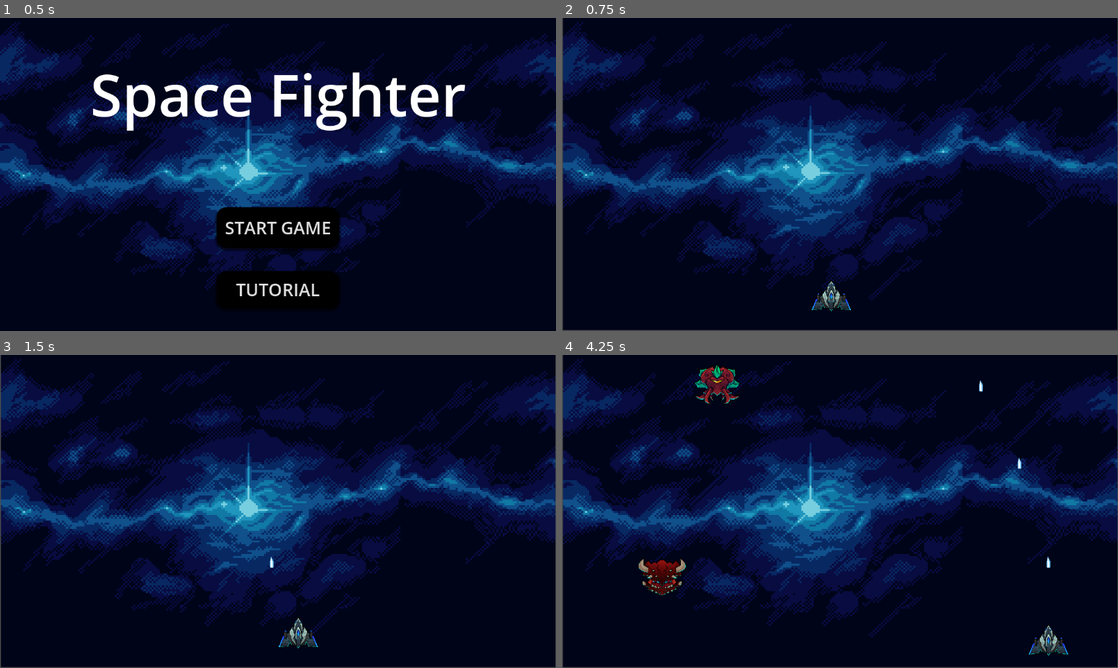
Above: before the commit, frames 1-4 (two rows, left to right).
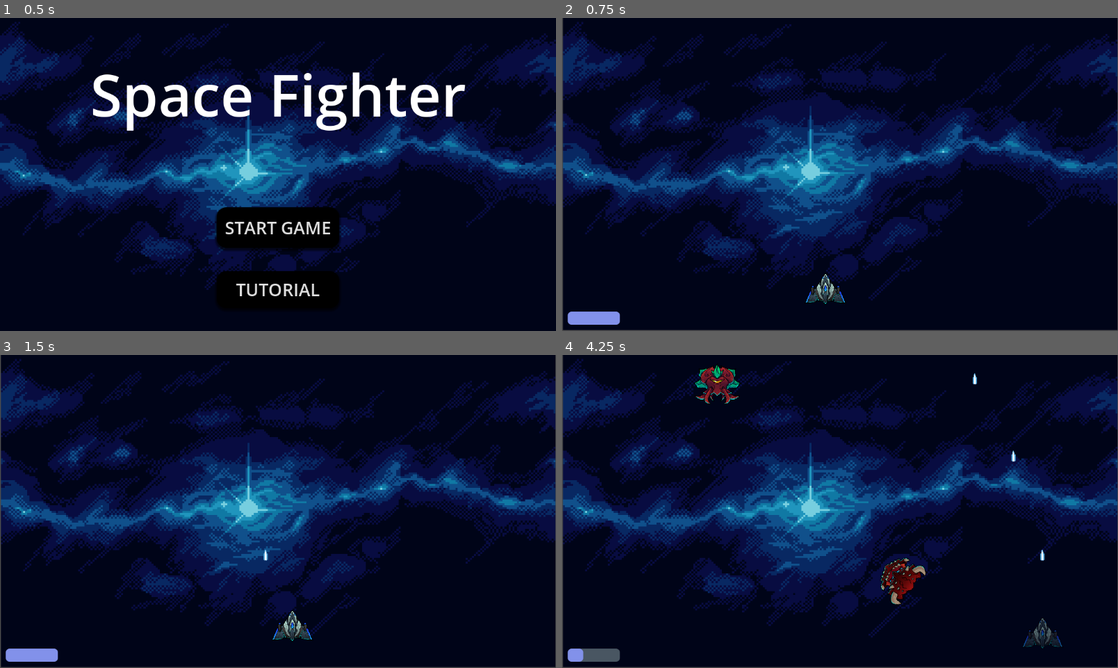
Above: after the commit, the same moments.

Repository: carlogia7/space-fighters-godot
Game: Godot game, scene res://menu.tscn
Same seed, same stepped clock (60 frames per second), same inputs: the game is played once before the commit and once after it.
Inputs (mouse positions are in pixels of both pictures, inside the frame that each line leads up to):
- Up to frame 1 (0.5 s): no input
- Up to frame 2 (0.75 s): click "START GAME" at 0.5 s
- Up to frame 3 (1.5 s): tap Enter at 1.25 s; move the mouse to (400, 495) at 1.27 s; press the mouse at (400, 495) at 1.28 s; hold D (move_right) from 1.28 s (still down)
- Up to frame 4 (4.25 s): tap Space (invul, bound only after the commit) at 1.55, 2.1, 3.05, 3.6 s; move the mouse to (728, 527) at 2.02 s; release D (move_right) at 2.03 s; release the mouse at (728, 527) at 2.03 s; hold S (move_down) 2.03-2.78 s; click (728, 527) at 2.3 s; move the mouse to (895, 442) at 2.77 s; press the mouse at (895, 442) at 2.78 s; hold D (move_right) 2.78-3.53 s; move the mouse to (812, 574) at 3.52 s; release the mouse at (812, 574) at 3.53 s; hold W (move_up) from 3.53 s (still down); click (812, 574) at 3.8 s

Frame 1 is identical in both runs. In frame 2, 0.9% of the frame differs, in the area x 1-52%, y 81-98%; in frame 3, 0.9%; in frame 4, 2.3%, in the area x 1-92%, y 5-98%.

Commit message:
Invulnerabilidade, Sons, Inimigo que segue

Diff:
--- a/menu.tscn
+++ b/menu.tscn
@@ -1,7 +1,8 @@
-[gd_scene load_steps=7 format=3 uid="uid://cshby83gig8k4"]
+[gd_scene load_steps=8 format=3 uid="uid://cshby83gig8k4"]
 
 [ext_resource type="Texture2D" uid="uid://cco1ayel3shl6" path="res://assets/background/bg-back.png" id="1_lti8b"]
 [ext_resource type="Script" uid="uid://btlfe7hlr4gr1" path="res://menu.gd" id="1_ouk20"]
+[ext_resource type="AudioStream" uid="uid://hjvu3d0cpp24" path="res://assets/sounds/spaceship-background-soundtrack.mp3" id="3_mae5d"]
 
 [sub_resource type="StyleBoxTexture" id="StyleBoxTexture_ouk20"]
 texture = ExtResource("1_lti8b")
@@ -100,5 +101,9 @@
 horizontal_alignment = 1
 vertical_alignment = 1
 
+[node name="AudioStreamPlayer2D" type="AudioStreamPlayer2D" parent="."]
+stream = ExtResource("3_mae5d")
+autoplay = true
+
 [connection signal="pressed" from="Game" to="." method="_on_start_pressed"]
 [connection signal="pressed" from="Tutorial" to="." method="_on_tutorial_pressed"]
--- a/project.godot
+++ b/project.godot
@@ -56,6 +56,11 @@
 "events": [Object(InputEventMouseButton,"resource_local_to_scene":false,"resource_name":"","device":-1,"window_id":0,"a …(253 unchanged characters)…
 ]
 }
+invul={
+"deadzone": 0.2,
+"events": [Object(InputEventKey,"resource_local_to_scene":false,"resource_name":"","device":-1,"window_id":0,"alt_pressed":false,"shift_pressed":false,"ctrl_pressed":false,"meta_pressed":false,"pressed":false,"keycode":0,"physical_keycode":32,"key_label":0,"unicode":32,"location":0,"echo":false,"script":null)
+]
+}
 
 [layer_names]
 
--- a/scenes/Game.tscn
+++ b/scenes/Game.tscn
@@ -1,10 +1,24 @@
-[gd_scene load_steps=6 format=3 uid="uid://chsrva7321qet"]
+[gd_scene load_steps=8 format=3 uid="uid://chsrva7321qet"]
 
 [ext_resource type="Script" uid="uid://cxum5fqwm0p6f" path="res://scripts/game.gd" id="1_ibkli"]
 [ext_resource type="PackedScene" uid="uid://jqm5euw4tqqq" path="res://scenes/player.tscn" id="2_qbsmt"]
 [ext_resource type="PackedScene" uid="uid://vlicci5a3xw3" path="res://scenes/diver_enemy.tscn" id="3_78awf"]
 [ext_resource type="PackedScene" uid="uid://dbdiyts3eaoti" path="res://scenes/enemy.tscn" id="4_78awf"]
 [ext_resource type="Texture2D" uid="uid://cco1ayel3shl6" path="res://assets/background/bg-back.png" id="4_s0nni"]
+
+[sub_resource type="StyleBoxFlat" id="StyleBoxFlat_s0nni"]
+bg_color = Color(0.286275, 0.337255, 0.384314, 1)
+corner_radius_top_left = 8
+corner_radius_top_right = 8
+corner_radius_bottom_right = 8
+corner_radius_bottom_left = 8
+
+[sub_resource type="StyleBoxFlat" id="StyleBoxFlat_aug50"]
+bg_color = Color(0.509804, 0.568627, 0.917647, 1)
+corner_radius_top_left = 8
+corner_radius_top_right = 8
+corner_radius_bottom_right = 8
+corner_radius_bottom_left = 8
 
 [node name="Game" type="Node2D"]
 script = ExtResource("1_ibkli")
@@ -23,10 +37,24 @@
 autostart = true
 
 [node name="Player" parent="." instance=ExtResource("2_qbsmt")]
-position = Vector2(65, 23)
+position = Vector2(547, 523)
 
 [node name="LaserContainer" type="Node2D" parent="."]
 
 [node name="EnemyContainer" type="Node2D" parent="."]
 
+[node name="HUD" type="CanvasLayer" parent="."]
+
+[node name="CooldownBar" type="ProgressBar" parent="HUD"]
+offset_left = 12.0
+offset_top = 608.0
+offset_right = 120.0
+offset_bottom = 635.0
+theme_override_styles/background = SubResource("StyleBoxFlat_s0nni")
+theme_override_styles/fill = SubResource("StyleBoxFlat_aug50")
+max_value = 10.0
+value = 10.0
+rounded = true
+show_percentage = false
+
 [connection signal="timeout" from="EnemySpawnTimer" to="." method="_on_enemy_spawn_timer_timeout"]
--- a/scenes/diver_enemy.tscn
+++ b/scenes/diver_enemy.tscn
@@ -1,9 +1,14 @@
-[gd_scene load_steps=3 format=3 uid="uid://vlicci5a3xw3"]
+[gd_scene load_steps=4 format=3 uid="uid://vlicci5a3xw3"]
 
 [ext_resource type="PackedScene" uid="uid://dbdiyts3eaoti" path="res://scenes/enemy.tscn" id="1_x15ja"]
 [ext_resource type="Texture2D" uid="uid://cg6monuhxju75" path="res://assets/Small/Enemy_Follow.png" id="2_5ovsw"]
+[ext_resource type="Script" uid="uid://bekxaxxlkxrio" path="res://scripts/diver_enemy.gd" id="2_qmvpy"]
 
 [node name="DiverEnemy" instance=ExtResource("1_x15ja")]
+script = ExtResource("2_qmvpy")
+steer_strength = 1.5
+rotation_smoothing = 8.0
+vertical_steer_limit = 0.2
 speed = 300.0
 
 [node name="Sprite2D" parent="." index="0"]
--- a/scenes/laser.tscn
+++ b/scenes/laser.tscn
@@ -1,7 +1,8 @@
-[gd_scene load_steps=4 format=3 uid="uid://cwut4dea6aea3"]
+[gd_scene load_steps=5 format=3 uid="uid://cwut4dea6aea3"]
 
 [ext_resource type="Script" uid="uid://b2afdnhbuvdal" path="res://scripts/laser.gd" id="1_a7dhc"]
 [ext_resource type="Texture2D" uid="uid://cxx86d6m3u3k7" path="res://assets/shoots/shoot1.png" id="1_xmihv"]
+[ext_resource type="AudioStream" uid="uid://cxtrn61vohk7n" path="res://assets/sounds/retro-laser.mp3" id="3_jjj73"]
 
 [sub_resource type="CapsuleShape2D" id="CapsuleShape2D_jjj73"]
 radius = 5.0
@@ -23,8 +24,12 @@
 shape = SubResource("CapsuleShape2D_jjj73")
 
 [node name="VisibleOnScreenNotifier2D" type="VisibleOnScreenNotifier2D" parent="."]
-position = Vector2(0, 17)
-scale = Vector2(0.65, 0.35)
+position = Vector2(0, 16.25)
+scale = Vector2(0.65, 0.275)
+
+[node name="AudioStreamPlayer2D" type="AudioStreamPlayer2D" parent="."]
+stream = ExtResource("3_jjj73")
+autoplay = true
 
 [connection signal="area_entered" from="." to="." method="_on_area_entered"]
 [connection signal="screen_exited" from="VisibleOnScreenNotifier2D" to="." method="_on_visible_on_screen_notifier_2d_screen_exited"]
--- a/scenes/player.tscn
+++ b/scenes/player.tscn
@@ -1,23 +1,30 @@
-[gd_scene load_steps=3 format=3 uid="uid://jqm5euw4tqqq"]
+[gd_scene load_steps=5 format=3 uid="uid://jqm5euw4tqqq"]
 
 [ext_resource type="Texture2D" uid="uid://534rgsbxnncm" path="res://assets/Small/Player.png" id="1_3vyb7"]
 [ext_resource type="Script" uid="uid://dyx35mv31u42o" path="res://scripts/player.gd" id="1_g2els"]
+[ext_resource type="AudioStream" uid="uid://dok1xpe2h5x24" path="res://assets/sounds/invul.wav" id="3_qhqgy"]
+
+[sub_resource type="RectangleShape2D" id="RectangleShape2D_qhqgy"]
+size = Vector2(85, 63)
 
 [node name="Player" type="CharacterBody2D" groups=["player"]]
-position = Vector2(1, 0)
+position = Vector2(613, 449)
 collision_mask = 2
 motion_mode = 1
 script = ExtResource("1_g2els")
 
 [node name="Sprite2D" type="Sprite2D" parent="."]
-position = Vector2(493, 553)
+position = Vector2(-1.19992, 37.8)
 scale = Vector2(0.7, 0.7)
 texture = ExtResource("1_3vyb7")
 
-[node name="CollisionPolygon2D" type="CollisionPolygon2D" parent="."]
-position = Vector2(495, 530)
-polygon = PackedVector2Array(-2, -11, 2, -7, 6, -3, 7, 1, 8, 5, 10, 6, 13, 9, 15, 13, 17, 17, 19, 20, 20, 19, 21, 16, 24, 13, 27, 14, 27, 18, 28, 23, 33, 29, 41, 51, 32, 52, 26, 50, 17, 49, 15, 44, 14, 47, 5, 47, 3, 47, -2, 54, -7, 50, -7, 47, -16, 47, -19, 43, -20, 48, -30, 51, -44, 51, -36, 27, -33, 24, -31, 15, -28, 13, -26, 14, -25, 19, -22, 19, -15, 6, -13, 6, -12, 10, -11, 2, -9, -5)
-metadata/_edit_lock_ = true
+[node name="CollisionShape2D" type="CollisionShape2D" parent="."]
+position = Vector2(-0.5, 36.5)
+shape = SubResource("RectangleShape2D_qhqgy")
 
 [node name="Muzzle" type="Marker2D" parent="."]
-position = Vector2(493, 519)
+position = Vector2(-1.19995, 3.79999)
+
+[node name="InvulSound" type="AudioStreamPlayer2D" parent="."]
+position = Vector2(-1, 0)
+stream = ExtResource("3_qhqgy")
--- /dev/null
+++ b/scripts/diver_enemy.gd
@@ -0,0 +1,52 @@
+extends "res://scripts/enemy.gd"
+
+# Referência ao jogador
+var player = null
+# Força de perseguição (0.0 = sem perseguição, 1.0 = perseguição total)
+@export var steer_strength = 1.5  # Aumentado para maior responsividade no eixo x
+# Suavização da rotação para evitar tremedeira
+@export var rotation_smoothing = 8.0
+# Limite de influência vertical para manter a descida predominante
+@export var vertical_steer_limit = 0.2  # Reduzido para menos influência vertical
+
+func _ready():
+	# Obtém o jogador do grupo "player"
+	player = get_tree().get_first_node_in_group("player")
+	if player == null:
+		print("Aviso: Jogador não encontrado no grupo 'player'")
+	else:
+		print("Jogador encontrado em: ", player.global_position)
+
+func _physics_process(delta):
+	# Movimento base para baixo (herdado de enemy.gd)
+	super._physics_process(delta)  # Chama global_position.y += speed * delta
+
+	if player != null:
+		# Calcula direção para o jogador
+		var direction_to_player = (player.global_position - global_position).normalized()
+
+		# Depuração: imprime posições e velocidade
+		if randf() < 0.05:  # Imprime em 5% dos frames
+			print("Inimigo: ", global_position, " | Jogador: ", player.global_position, " | Direção: ", direction_to_player)
+
+		# Calcula velocidade de perseguição
+		var steer_velocity = Vector2.ZERO
+		# Perseguição agressiva no eixo x
+		steer_velocity.x = direction_to_player.x * speed * steer_strength
+		# Componente vertical limitada
+		steer_velocity.y = clamp(direction_to_player.y * speed * steer_strength, 0, speed * vertical_steer_limit)
+
+		# Aplica movimento de perseguição
+		global_position += steer_velocity * delta
+
+		# Depuração: imprime a velocidade aplicada
+		if randf() < 0.05:
+			print("Steer velocity: ", steer_velocity)
+
+		# Rotação suave na direção do movimento
+		var current_velocity = Vector2(steer_velocity.x, speed + steer_velocity.y)
+		if current_velocity != Vector2.ZERO:
+			var target_angle = atan2(current_velocity.y, current_velocity.x) + deg_to_rad(90)
+			rotation = lerp_angle(rotation, target_angle, rotation_smoothing * delta)
+	else:
+		print("Jogador não encontrado durante _physics_process")
--- a/scripts/enemy.gd
+++ b/scripts/enemy.gd
@@ -11,8 +11,9 @@
 
 func _on_body_entered(body):
 	if body is Player:
-		body.die()
-		die()
+		if not body.is_invulnerable:
+			body.die()
+			die()
 
 
 func _on_visible_on_screen_notifier_2d_screen_exited():
--- a/scripts/player.gd
+++ b/scripts/player.gd
@@ -2,20 +2,32 @@
 
 signal laser_shot(laser_scene, location)
 @export var speed = 300
-@export var rate_of_fire :=0.25
-@onready var muzzle = $Muzzle
+@onready var saida_tiro = $Muzzle
+@onready var sprite = $Sprite2D
+@onready var cooldown_bar = get_tree().root.get_node("Game/HUD/CooldownBar")
+@onready var invul_sound = $InvulSound
 
 var laser_scene = preload("res://scenes/laser.tscn")
 
-var shoot_cd := false
+var shoot_cooldown := false
+
+# Variáveis: Invulnerabilidade
+var is_invulnerable = false
+var invuln_time_max := 3.0
+var invuln_timer := 0.0
+var cooldown_max := 10.0
+var cooldown_timer := 10.0  # começa carregada
 
 func _process(delta):
+	# Tiro
 	if Input.is_action_pressed("shoot"):
-		if !shoot_cd:
-			shoot_cd = true
+		if !shoot_cooldown:
+			shoot_cooldown = true
 			shoot()
-			await get_tree().create_timer(rate_of_fire).timeout
-			shoot_cd = false
+			await get_tree().create_timer(0.25).timeout
+			shoot_cooldown = false
+	# Invulnerabilidade
+	handle_invulnerability(delta)
 
 func _physics_process(delta):
 	var direction = Vector2(Input.get_axis("move_left","move_right"),
@@ -26,7 +38,38 @@
 
 
 func shoot():
-	laser_shot.emit(laser_scene, muzzle.global_position)
+	laser_shot.emit(laser_scene, saida_tiro.global_position)
+
+# Função: Invulnerabilidade
+func handle_invulnerability(delta):
+	# Atualiza barra
+	cooldown_bar.value = cooldown_timer
+
+	# Atualiza timers
+	if cooldown_timer < cooldown_max:
+		cooldown_timer += delta
+
+	if is_invulnerable:
+		invuln_timer += delta
+		if invuln_timer >= invuln_time_max:
+			end_invulnerability()
+
+	# Ativação por tecla
+	if Input.is_action_pressed("invul") and cooldown_timer >= cooldown_max:
+		if !is_invulnerable:
+			start_invulnerability()
+
+func start_invulnerability():
+	invul_sound.play()
+	is_invulnerable = true
+	invuln_timer = 0.0
+	cooldown_timer = 0.0
+	sprite.modulate.a = 0.5  # torna o player translúcido (efeito visual)
+
+func end_invulnerability():
+	is_invulnerable = false
+	invuln_timer = 0.0
+	sprite.modulate.a = 1.0  # volta ao normal
 
 func die():
 	queue_free()
Not shown, added: assets/sounds/invul.wav.import
Not shown, added: scripts/diver_enemy.gd.uid
Not shown, added: assets/sounds/invul.wav
